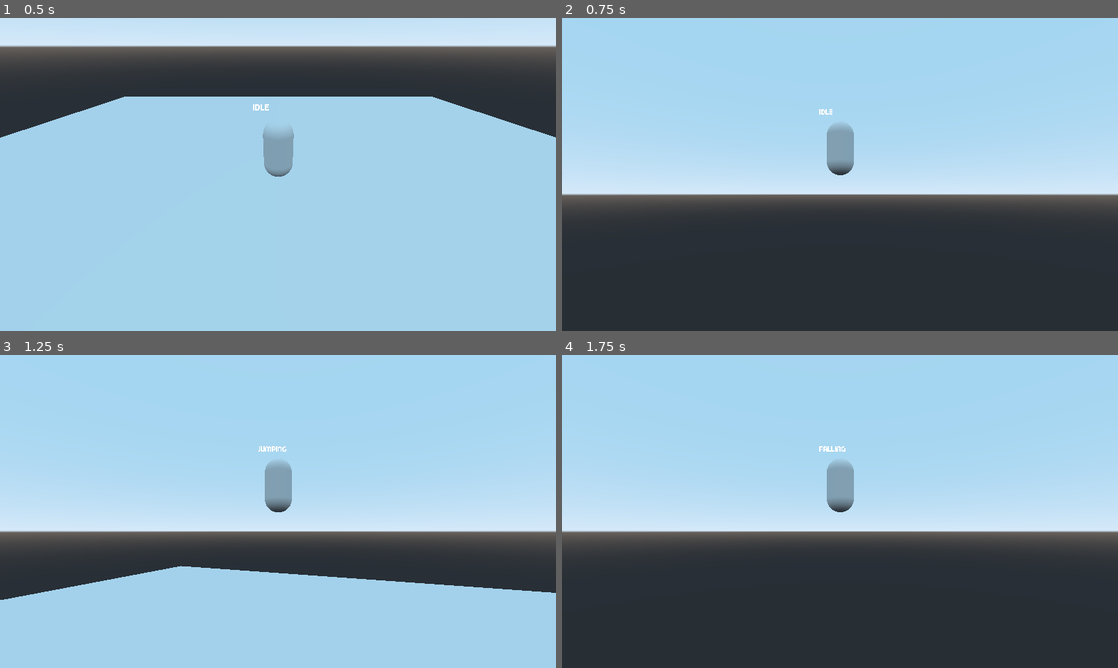
Above: before the commit, frames 1-4 (two rows, left to right).
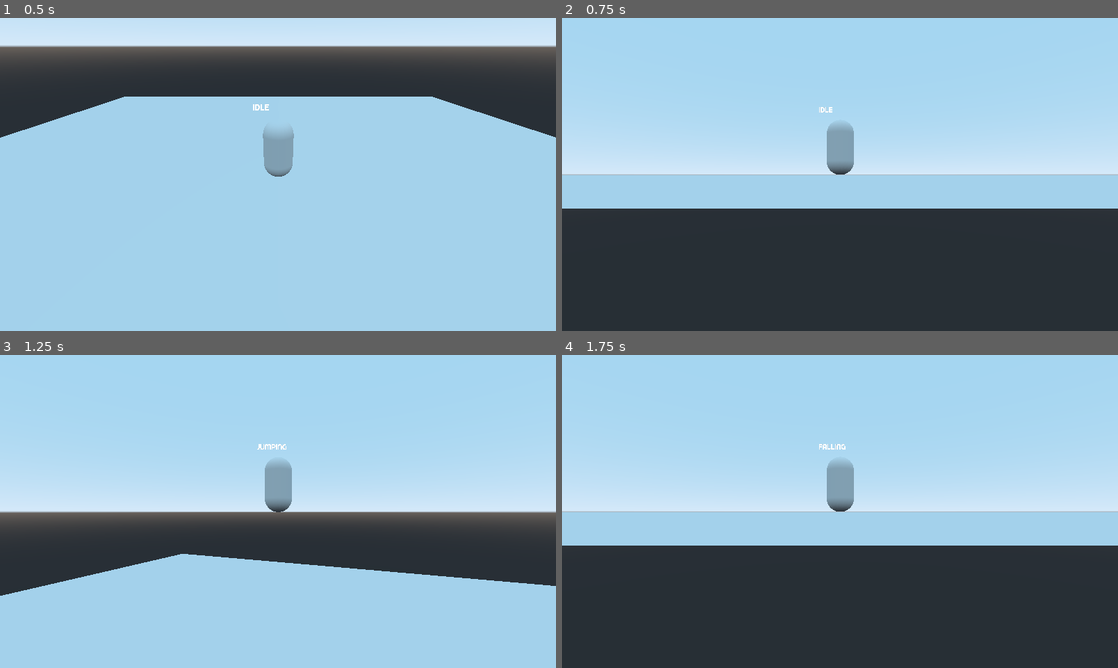
Above: after the commit, the same moments.

Repository: ChewieCB/LD49
Game: Godot game, scene res://src/levels/test_level/TestLevel.tscn
Same seed, same stepped clock (60 frames per second), same inputs: the game is played once before the commit and once after it. This scene is started directly instead of the project's main scene.
Inputs (mouse positions are in pixels of both pictures, inside the frame that each line leads up to):
- Up to frame 1 (0.5 s): no input
- Up to frame 2 (0.75 s): tap Enter at 0.5 s; move the mouse to (867, 174) at 0.52 s; hold W (p1_move_forwards) from 0.53 s (still down)
- Up to frame 3 (1.25 s): keep holding W (p1_move_forwards); tap Space (p1_jump) at 0.77 s
- Up to frame 4 (1.75 s): keep holding W (p1_move_forwards); move the mouse to (812, 511) at 1.27 s; tap Space (p1_jump) at 1.52 s

Frame 1 is identical in both runs. In frame 2, 11% of the frame differs, in the area x 0-100%, y 28-61%; in frame 3, 13%, in the area x 0-100%, y 28-79%; in frame 4, 11%.

Commit message:
Minor Camera View Angle Tweak

Diff:
--- a/src/player/camera/camera_controller.gd
+++ b/src/player/camera/camera_controller.gd
@@ -12,7 +12,7 @@
 
 var is_using_controller = false
 
-var min_look_angle = -5.0
+var min_look_angle = 0.0
 var max_look_angle = 75.0
 
 var camera_rotation = Vector3.ZERO
--- a/src/ui/main_menu/settings/settings.gd
+++ b/src/ui/main_menu/settings/settings.gd
@@ -8,12 +8,12 @@
 signal MUSIC_VOLUME_CHANGED
 signal SCREEN_SHAKE_CHANGED
 
-var FULLSCREEN = true setget set_FULLSCREEN
+var FULLSCREEN = false setget set_FULLSCREEN
 var SCREEN_SIZE = Vector2(1920, 1080) setget set_SCREEN_SIZE
 var FOV = 90 setget set_FOV
 var LOOK_SENSITIVITY = 20 setget set_LOOK_SENSITIVITY
 var CAMERA_INVERT_X = false setget set_CAMERA_INVERT_X
-var CAMERA_INVERT_Y = false setget set_CAMERA_INVERT_Y
+var CAMERA_INVERT_Y = true setget set_CAMERA_INVERT_Y
 var SFX_VOLUME = 10 setget set_SFX_VOLUME
 var MUSIC_VOLUME = 10 setget set_MUSIC_VOLUME
 var SCREEN_SHAKE = 10 setget set_SCREEN_SHAKE
